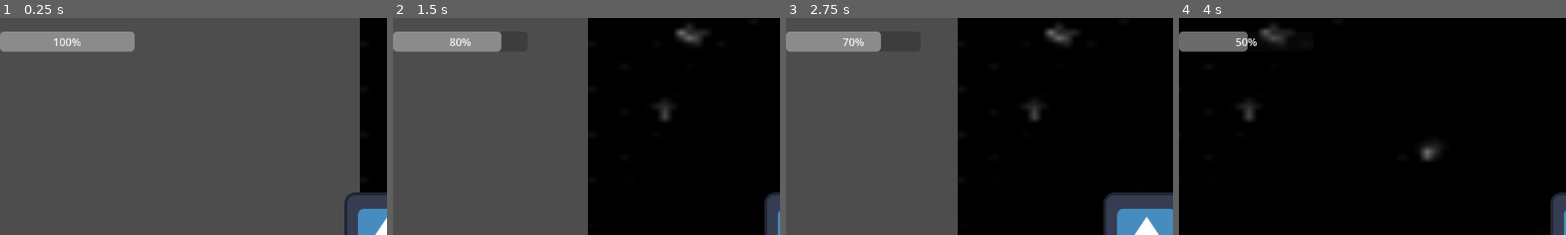
Above: before the commit, frames 1-4 (left to right).
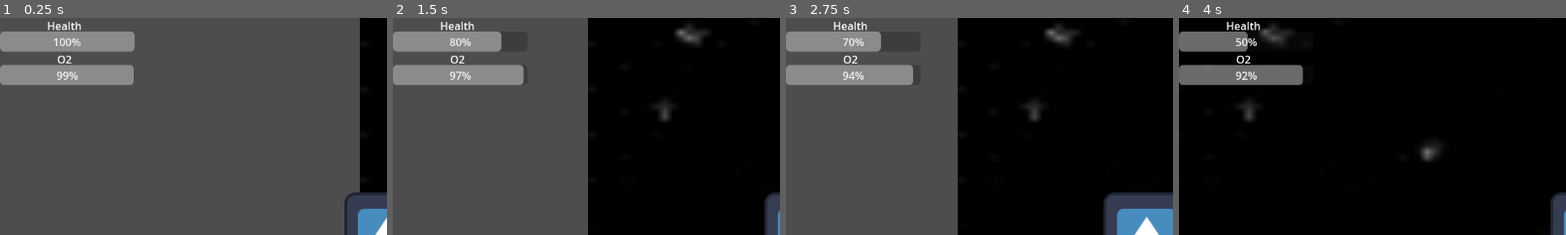
Above: after the commit, the same moments.

Repository: ProjectStarborne/Starborne
Game: Godot game, scene res://Scenes/environment.tscn
The game is run twice, just before and just after one commit, with the same random seed, the same clock (stepped at 60 frames per second) and the same inputs. The engine's default icon, where the game draws it, is replaced by a stand-in: a white triangle on a blue panel in a dark square.
Inputs:
- Up to frame 1 (0.25 s): no input
- Up to frame 2 (1.5 s): tap Enter (ui_accept) at 0.5, 0.77 s; hold D (right) from 0.53 s (still down)
- Up to frame 3 (2.75 s): tap Enter (ui_accept) at 1.52 s; release D (right) at 2.03 s; hold A (left) from 2.03 s (still down)
- Up to frame 4 (4 s): release A (left) at 2.78 s; hold D (right) from 2.78 s (still down); tap Enter (ui_accept) at 3.02, 3.77 s
The pictures show only the part of the screen within x 0-50%, y 0-50%; the shares and areas given below are measured in that part.

The runs differ from the first frame. In frame 1, 3.5% of the frame differs, in the area x 0-35%, y 1-31%; in frame 2, 3.4%; in frame 3, 3.3%; in frame 4, 3.3%.

Commit message:
Oxygen and health mechanics implemented

Diff:
--- a/Scenes/environment.tscn
+++ b/Scenes/environment.tscn
@@ -16,6 +16,7 @@
 [node name="Player" parent="." instance=ExtResource("3_36mgh")]
 script = ExtResource("3_vfilr")
 max_health = 100
+max_oxygen = 100
 
 [node name="CanvasLayer" type="CanvasLayer" parent="."]
 
@@ -23,3 +24,21 @@
 offset_top = 20.0
 offset_right = 200.0
 offset_bottom = 50.0
+
+[node name="OxygenBar" type="ProgressBar" parent="CanvasLayer"]
+offset_top = 70.0
+offset_right = 200.0
+offset_bottom = 100.0
+
+[node name="HealthLabel" type="Label" parent="CanvasLayer"]
+offset_left = 70.0
+offset_right = 122.0
+offset_bottom = 23.0
+text = "Health"
+
+[node name="OxygenLabel" type="Label" parent="CanvasLayer"]
+offset_left = 85.0
+offset_top = 50.0
+offset_right = 125.0
+offset_bottom = 73.0
+text = "O2"
--- a/Scripts/player.gd
+++ b/Scripts/player.gd
@@ -26,20 +26,22 @@
 
 	#print("x: ", velocity.x, " y: ", velocity.y)
 	move_and_slide()
+	deplete_oxygen(delta)
+
 
 ####### HEALTH #######
 # Health Variables
+@onready var health_bar = get_node("/root/Environment/CanvasLayer/HealthBar")
 @export var max_health = 100  # Maximum health for the player
 var current_health = max_health  # Current health of the player
-var health_bar  # Variable to store the health bar reference
 var is_dead = false  # Player starts alive
 
 
 func _ready() -> void:
-	# Get the health bar node (adjust the path if necessary)
-	health_bar = get_node("/root/Environment/CanvasLayer/HealthBar")
 	health_bar.max_value = max_health
 	health_bar.value = current_health
+	oxygen_bar.max_value = max_oxygen
+	oxygen_bar.value = current_oxygen
 
 
 func take_damage(damage: int) -> void:
@@ -58,7 +60,7 @@
 func game_over() -> void:
 	print("Game Over!")
 	is_dead = true
-	# Respawn after 2 seconds
+	# respawn after 2 seconds
 	await get_tree().create_timer(2.0).timeout  # wait 2 sec before respawning
 	respawn()
 
@@ -70,8 +72,43 @@
 
 
 func respawn() -> void:
-	current_health = max_health  # Reset health
-	update_health_bar()  # Update the health bar back to full
-	is_dead = false  # Allow the player to move again
-	global_position = Vector2(100, 100)  # Respawn at a specific position
+	current_health = max_health  # reset the health
+	update_health_bar()  # update the health bar back to full
+	current_oxygen = max_oxygen  # reset oxygen level
+	update_oxygen_bar()
+	is_dead = false  # allow the player to move again
+	global_position = Vector2(100, 100)  #respawn at  100 100
 	print("Respawning...")
+
+
+####### OXYGEN #######
+
+# Oxygen Variables
+@onready var oxygen_bar  = get_node("/root/Environment/CanvasLayer/OxygenBar")
+@export var max_oxygen = 100  # Maximum oxygen level
+var current_oxygen = max_oxygen  # Current oxygen level
+var oxygen_depleting = false  # Track whether oxygen is being depleted
+# Function to deplete oxygen over time
+var health_chip_delay = 1.0  # Delay in seconds between health reductions
+var time_since_last_health_chip = 0.0  # Tracks time since last health reduction
+
+
+func update_oxygen_bar() -> void:
+	oxygen_bar.value = current_oxygen
+
+
+# Function to deplete oxygen over time
+func deplete_oxygen(delta: float) -> void:
+	if current_oxygen > 0:
+		current_oxygen -= (5 / 2) * delta  # Oxygen depletes twice as slow
+		if current_oxygen <= 0:
+			current_oxygen = 0
+			oxygen_depleting = true  # Start damaging health once oxygen is depleted
+	else:
+		# If oxygen is depleted, start affecting health
+		if oxygen_depleting:
+			time_since_last_health_chip += delta
+			if time_since_last_health_chip >= health_chip_delay:
+				take_damage(15)  # Chip away at health
+				time_since_last_health_chip = 0.0  # Reset timer after health damage
+	update_oxygen_bar()
